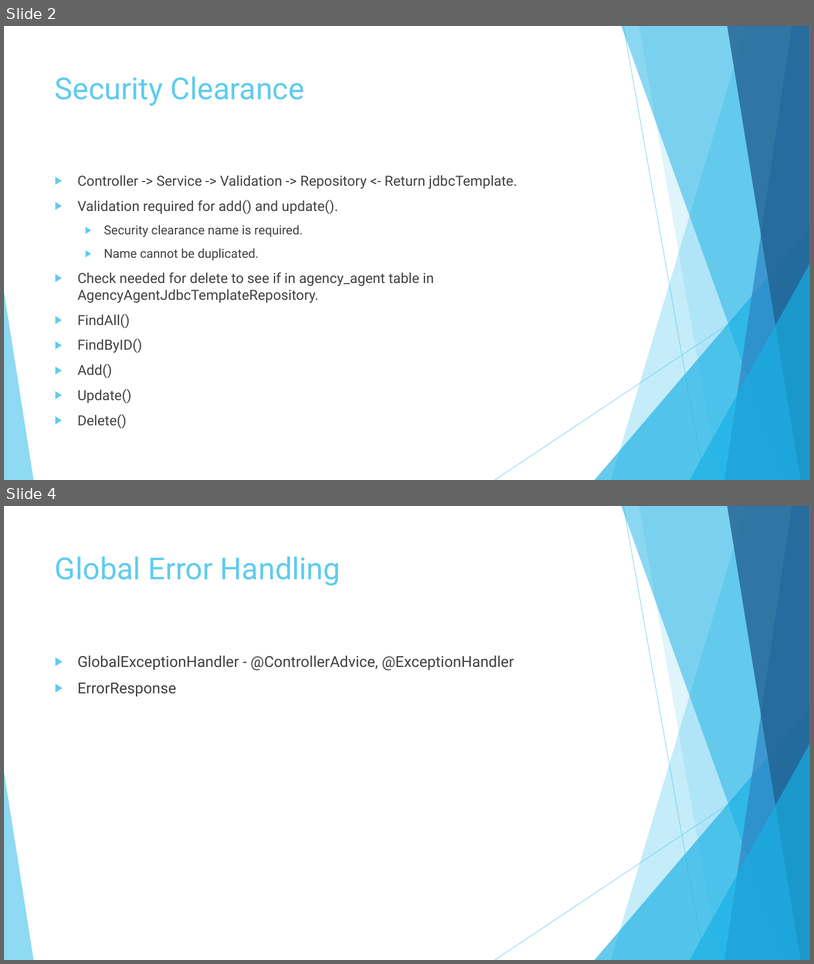
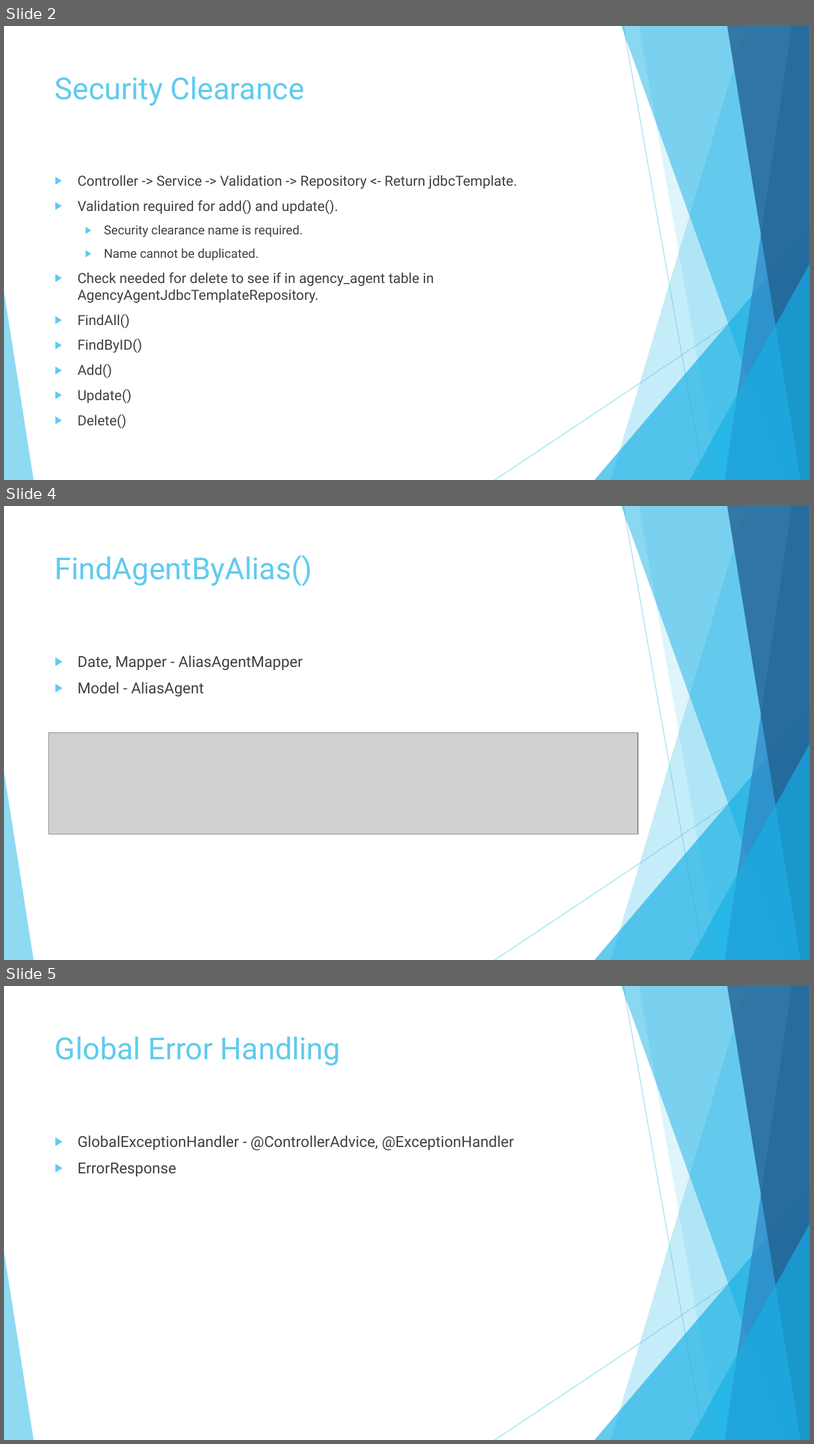
Before and after one commit to sc5471k/RubikProjects, a slide deck: FieldAgent/Field Agent.pptx. Shown one above the other, each under a label of ours: slides 2 and 4 before the commit, slides 2, 4 and 5 after it; the slides between them are not shown. The pictures are 814x964 and 814x1444 pixels, drawn with LibreOffice and Linux fonts; fonts in the diff are those of the drawing; grey boxes stand for pictures. Boxes give left, top, right and bottom in pixels: in the first picture for what was removed or moved away, otherwise in the second. Text is boxed around its words. In the diff, an @@ line names an element or a change of style, - is before the commit and + after.

Commit message:
FieldAgent - reformatting

```diff
--- a/FieldAgent/Field Agent.pptx
+++ b/FieldAgent/Field Agent.pptx
@@ slide 4 added at (4, 506, 810, 960), background #FFFFFF; not listed: 10 template elements that a slide beside it also shows @@
@@ title added at (55, 555, 312, 586), 36 pt, text #5FCBEF @@
+FindAgentByAlias()
@@ text added at (78, 655, 303, 697), 18 pt, text #404040 @@
+▶ Date, Mapper - AliasAgentMapper
+▶ Model - AliasAgent
@@ picture added at (49, 733, 639, 834) @@
@@ what was slide 4 is now slide 5 @@
```
Also in this commit, not shown: 1 slide changed, 11 other files.
